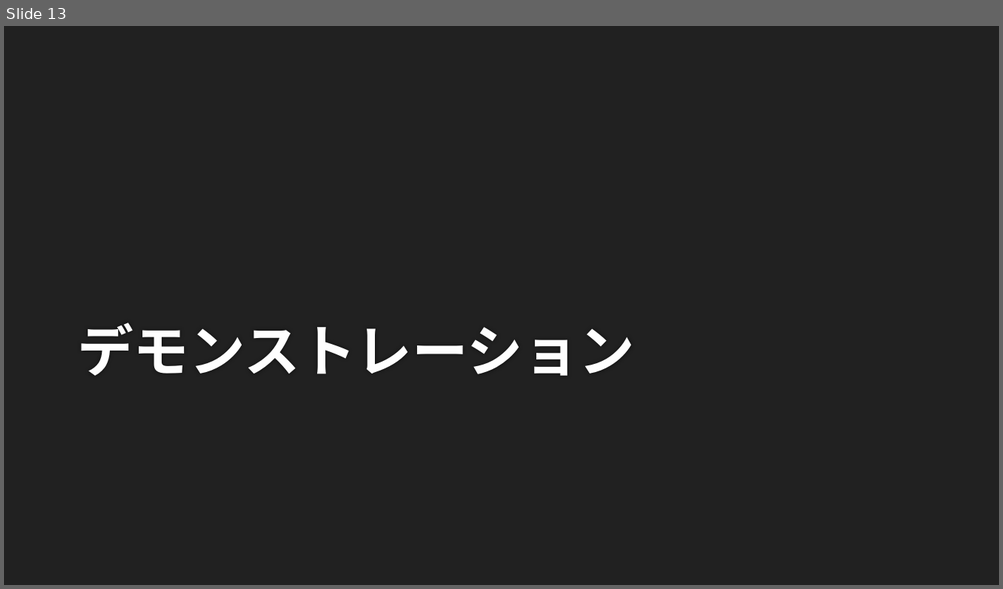
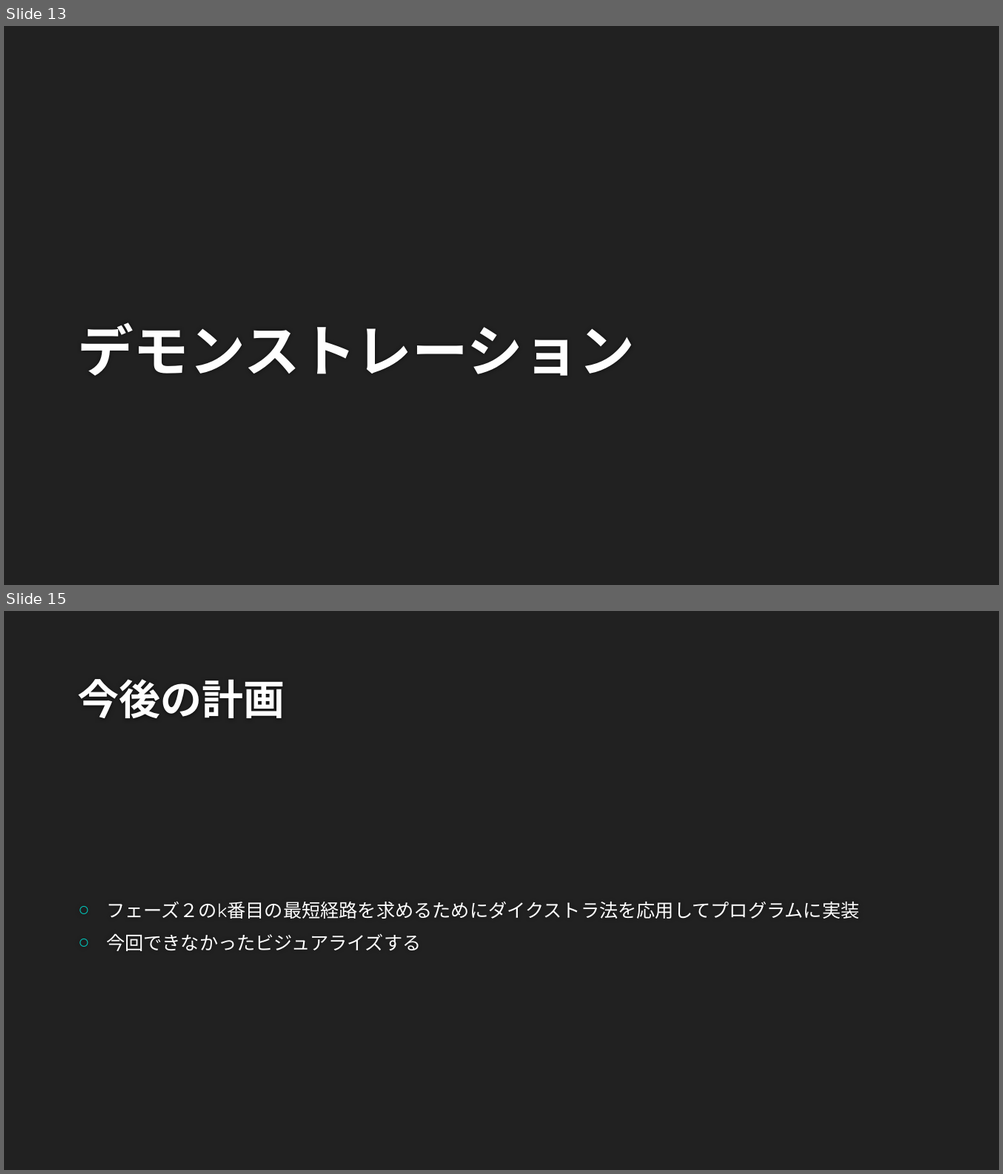
Before and after one commit to ie03-aizu-2019/ie03project-team_linearsystem, a slide deck: ソフトウェア総合演習.pptx. Shown one above the other, each under a label of ours: slide 13 before the commit, slides 13 and 15 after it; the slides between them are not shown. The pictures are 1003x589 and 1003x1174 pixels, drawn with LibreOffice and Linux fonts; fonts in the diff are those of the drawing; background and template pictures are left out. Boxes give left, top, right and bottom in pixels: in the first picture for what was removed or moved away, otherwise in the second. Text is boxed around its words. In the diff, an @@ line names an element or a change of style, - is before the commit and + after.

```diff
--- a/ソフトウェア総合演習.pptx
+++ b/ソフトウェア総合演習.pptx
@@ slide 15 added at <box>4,611,999,1170</box>, background #212121 @@
@@ title added at <box>77,679,284,718</box>, 40 pt, text #FEFEFE, bold @@
+今後の計画
@@ text added at <box>106,901,859,951</box>, 18 pt, text #FFFFFF @@
+○ フェーズ２のk番目の最短経路を求めるためにダイクストラ法を応用してプログラムに実装
+○ 今回できなかったビジュアライズする
```
Also in this commit, not shown: 3 slides changed, 1 other slide added.
